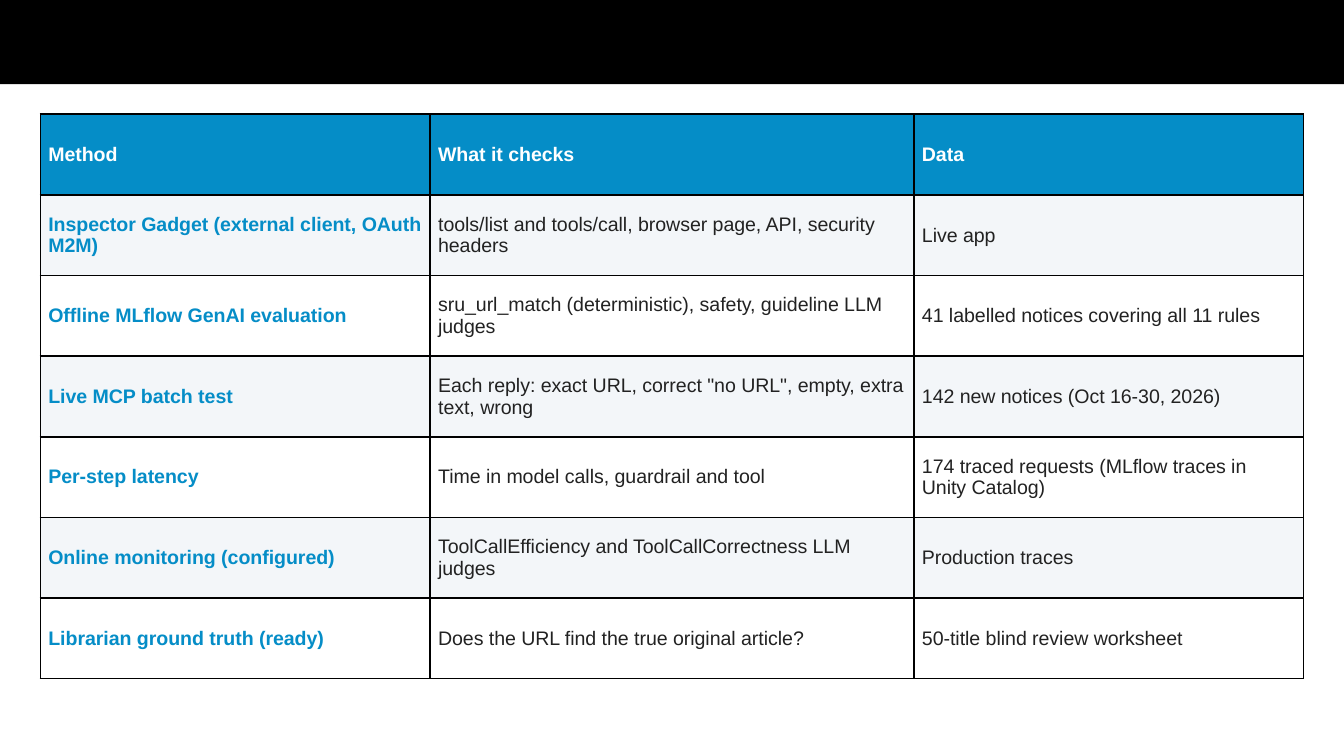
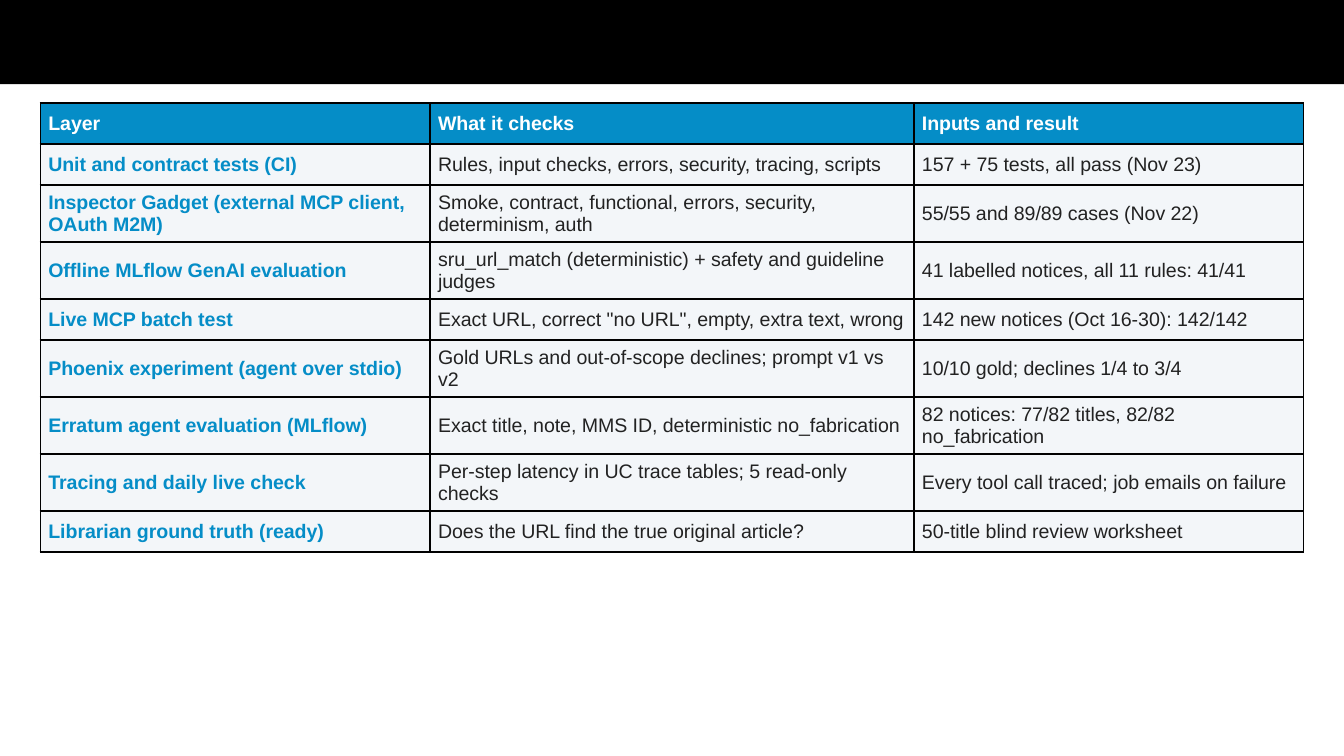
Before and after one commit to AmandaZXu-USDA/NAL, a slide deck: slide 12 of submission/GSA-MCP-Hackathon-mcp-sru-syntax.pptx (slide 9 before the commit). Drawn at 1344x756 pixels with LibreOffice and Linux fonts; fonts in the diff are those of the drawing. Boxes give left, top, right and bottom in pixels: in the first picture for what was removed or moved away, otherwise in the second. Text is boxed around its words. In the diff, an @@ line names an element or a change of style, - is before the commit and + after.

Commit message:
Presentation refined to the judging criteria: 20 slides with a criteria map, code organization and agent-goal tool design slides, eight-layer evaluation setup, current numbers (157 + 75 tests, 142/142, 41/41) and the two-app Playground demo

```diff
--- a/submission/GSA-MCP-Hackathon-mcp-sru-syntax.pptx
+++ b/submission/GSA-MCP-Hackathon-mcp-sru-syntax.pptx
@@ table at box(40, 103, 1304, 668) @@
-row 1: Method | What it checks | Data
-row 2: Inspector Gadget (external client, OAuth M2M) | tools/list and tools/call, browser page, API, security headers | Live app
-row 3: Offline MLflow GenAI evaluation | sru_url_match (deterministic), safety, guideline LLM judges | 41 labelled notices covering all 11 rules
-row 4: Live MCP batch test | Each reply: exact URL, correct "no URL", empty, extra text, wrong | 142 new notices (Oct 16-30, 2026)
-row 5: Per-step latency | Time in model calls, guardrail and tool | 174 traced requests (MLflow traces in Unity Catalog)
-row 6: Online monitoring (configured) | ToolCallEfficiency and ToolCallCorrectness LLM judges | Production traces
+row 1: Layer | What it checks | Inputs and result
+row 2: Unit and contract tests (CI) | Rules, input checks, errors, security, tracing, scripts | 157 + 75 tests, all pass (Nov 23)
+row 3: Inspector Gadget (external MCP client, OAuth M2M) | Smoke, contract, functional, errors, security, determinism, auth | 55/55 and 89/89 cases (Nov 22)
+row 4: Offline MLflow GenAI evaluation | sru_url_match (deterministic) + safety and guideline judges | 41 labelled notices, all 11 rules: 41/41
+row 5: Live MCP batch test | Exact URL, correct "no URL", empty, extra text, wrong | 142 new notices (Oct 16-30): 142/142
+row 6: Phoenix experiment (agent over stdio) | Gold URLs and out-of-scope declines; prompt v1 vs v2 | 10/10 gold; declines 1/4 to 3/4
+row 7: Erratum agent evaluation (MLflow) | Exact title, note, MMS ID, deterministic no_fabrication | 82 notices: 77/82 titles, 82/82 no_fabrication
+row 8: Tracing and daily live check | Per-step latency in UC trace tables; 5 read-only checks | Every tool call traced; job emails on failure
@@ table: place and size @@
-table at box(40, 114, 1304, 679)
+table at box(40, 103, 1304, 668)
```
Also in this commit, not shown: 6 other slides changed, 3 slides added, 1 other file.
